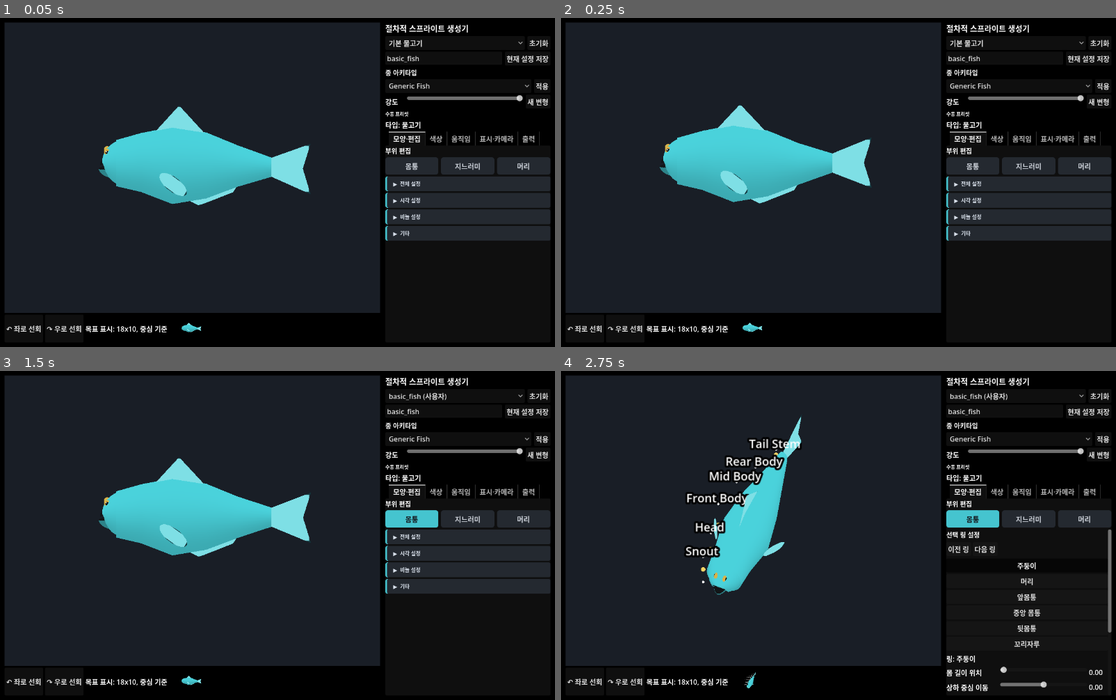
Above: before the commit, frames 1-4 (two rows, left to right).
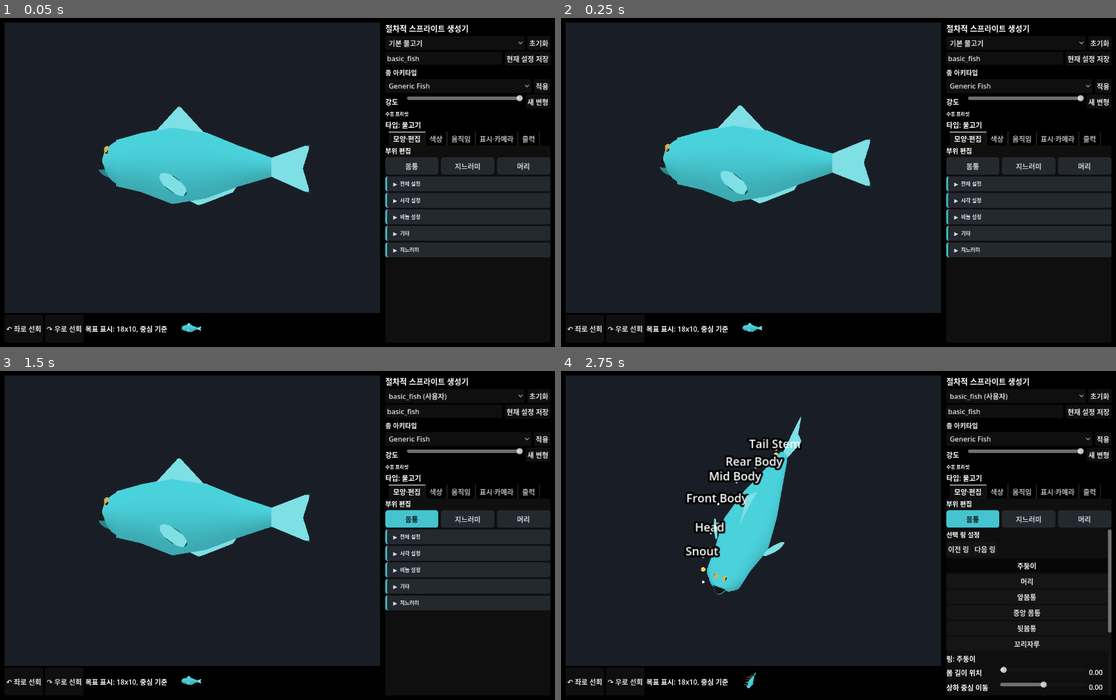
Above: after the commit, the same moments.

Repository: currywhaleshark/aquarium_sprite_mock-up_generator
Game: Godot game, scene res://scenes/Main.tscn
Same seed, same stepped clock (60 frames per second), same inputs: the game is played once before the commit and once after it.
Inputs (mouse positions are in pixels of both pictures, inside the frame that each line leads up to):
- Up to frame 1 (0.05 s): no input
- Up to frame 2 (0.25 s): no input
- Up to frame 3 (1.5 s): click "현재 설정 저장" at 0.5 s; tap Enter at 1.25 s; move the mouse to (399, 519) at 1.27 s; hold D from 1.28 s (still down); tap R at 1.35 s; click (399, 519) at 1.42 s
- Up to frame 4 (2.75 s): tap Space at 1.52, 1.82 s; release D at 2 s; drag from (727, 551) to (810, 601) at 2.02 s

The runs differ from the first frame. In frame 1, 1.3% of the frame differs, in the area x 69-100%, y 68-73%; in frame 2, 1.3%; in frame 3, 1.3%; in frame 4, nothing differs.

Commit message:
Add fin structure parameter contract

Diff:
--- a/scripts/creature/BodyProfile.gd
+++ b/scripts/creature/BodyProfile.gd
@@ -145,6 +145,7 @@
 const PATTERN_TYPE_NAMES := ["none", "stripes", "horizontal_stripes", "spots", "zebra", "marbled", "reticulated", "whale_grid"]
 const SCALE_TYPE_NAMES := ["cycloid", "ctenoid", "ganoid", "placoid", "pearlscale"]
 const PALETTE_SCHEME_NAMES := ["manual", "countershade", "complementary", "analogous", "muted"]
+const FIN_RAY_STYLE_NAMES := ["none", "soft", "spiny", "mixed", "fan", "threaded"]
 const VISUAL_PATTERN_DEFAULTS := {
 	"pattern_type": "none",
 	"pattern_color": "#1f5560",
@@ -171,6 +172,37 @@
 	"eye_iris_color": "#d8b24a",
 	"eye_pupil_scale": 0.6
 }
+const FIN_RAY_DEFAULTS := {
+	"fin_ray_style": "none",
+	"fin_ray_count": 0.0,
+	"fin_ray_strength": 0.0,
+	"fin_ray_root_bias": 0.0,
+	"fin_ray_spread": 0.75,
+	"fin_spine_count": 0.0,
+	"fin_spine_strength": 0.0,
+	"fin_ray_branching": 0.0,
+	"fin_ray_segmentation": 0.0,
+	"fin_ray_irregularity": 0.0
+}
+const ADIPOSE_FIN_DEFAULTS := {
+	"adipose_fin_enabled": false,
+	"adipose_fin_size": 0.0,
+	"adipose_fin_position": 0.82,
+	"adipose_fin_height": 0.18,
+	"adipose_fin_roundness": 0.75,
+	"adipose_fin_opacity": 0.72,
+	"adipose_fin_rayed": 0.0
+}
+const FINLET_DEFAULTS := {
+	"finlet_enabled": false,
+	"finlet_dorsal_count": 0.0,
+	"finlet_ventral_count": 0.0,
+	"finlet_size": 0.25,
+	"finlet_taper": 0.35,
+	"finlet_spacing": 0.72,
+	"finlet_pitch": 0.25,
+	"finlet_color_blend": 0.5
+}
 
 static func swim_mode_names() -> Array[String]:
 	return ["eel", "general", "mackerel", "tuna", "puffer", "boxfish"]
@@ -196,6 +228,12 @@
 static func palette_scheme_names() -> Array[String]:
 	var names: Array[String] = []
 	for name in PALETTE_SCHEME_NAMES:
+		names.append(String(name))
+	return names
+
+static func fin_ray_style_names() -> Array[String]:
+	var names: Array[String] = []
+	for name in FIN_RAY_STYLE_NAMES:
 		names.append(String(name))
 	return names
 
@@ -205,6 +243,15 @@
 	for key in VISUAL_PATTERN_DEFAULTS.keys():
 		if not parameters.has(key):
 			parameters[key] = VISUAL_PATTERN_DEFAULTS[key]
+	for key in FIN_RAY_DEFAULTS.keys():
+		if not parameters.has(key):
+			parameters[key] = FIN_RAY_DEFAULTS[key]
+	for key in ADIPOSE_FIN_DEFAULTS.keys():
+		if not parameters.has(key):
+			parameters[key] = ADIPOSE_FIN_DEFAULTS[key]
+	for key in FINLET_DEFAULTS.keys():
+		if not parameters.has(key):
+			parameters[key] = FINLET_DEFAULTS[key]
 	if not parameters.has("shell_roundness"):
 		parameters["shell_roundness"] = 1.0
 	if not parameters.has("cephalic_horns"):
@@ -453,12 +500,21 @@
 		"operculum_custom_points",
 		"barbel_style", "eye_style", "mouth_detail",
 		"fin_opacity", "fin_edge_color", "fin_edge_width", "fin_ray_count",
-		"fin_ray_strength", "fin_tip_color", "fin_gradient_color",
+		"fin_ray_strength", "fin_ray_style", "fin_ray_root_bias", "fin_ray_spread",
+		"fin_spine_count", "fin_spine_strength", "fin_ray_branching",
+		"fin_ray_segmentation", "fin_ray_irregularity",
+		"fin_tip_color", "fin_gradient_color",
 		"fin_translucency", "fin_translucency_strength", "fin_tornness", "fin_trailing_threads",
 		"fin_softness", "fin_rigidity",
 		"dorsal_1_softness", "dorsal_1_rigidity", "dorsal_2_softness", "dorsal_2_rigidity",
 		"anal_softness", "anal_rigidity", "pelvic_softness", "pelvic_rigidity",
 		"pectoral_softness", "pectoral_rigidity", "caudal_softness", "caudal_rigidity",
+		"adipose_fin_enabled", "adipose_fin_size", "adipose_fin_position",
+		"adipose_fin_height", "adipose_fin_roundness", "adipose_fin_opacity",
+		"adipose_fin_rayed",
+		"finlet_enabled", "finlet_dorsal_count", "finlet_ventral_count",
+		"finlet_size", "finlet_taper", "finlet_spacing", "finlet_pitch",
+		"finlet_color_blend",
 		"pectoral_fin_yaw", "pectoral_fin_pitch", "pectoral_fin_roll",
 		"dorsal_1_custom_points", "dorsal_2_custom_points", "pectoral_custom_points",
 		"pelvic_custom_points", "anal_custom_points", "caudal_custom_points",
--- a/scripts/tools/FinMaterialTest.gd
+++ b/scripts/tools/FinMaterialTest.gd
@@ -10,6 +10,8 @@
 	_test_fin_material_exposes_detail_uniforms()
 	_test_fish_rig_uses_fin_material()
 	_test_fin_detail_parameters_round_trip_through_fin_profile()
+	_test_fin_ray_defaults_are_injected()
+	_test_new_fin_fields_round_trip_through_fin_profile()
 
 	DirAccess.make_dir_recursive_absolute(ProjectSettings.globalize_path("res://exports/test_results"))
 	var file := FileAccess.open("res://exports/test_results/fin_material.ok", FileAccess.WRITE)
@@ -112,6 +114,52 @@
 	assert(abs(float(rebuilt.get("fin_translucency_strength", 0.0)) - 0.37) < 0.001)
 	assert(abs(float(rebuilt.get("caudal_softness", 0.0)) - 0.82) < 0.001)
 
+func _test_fin_ray_defaults_are_injected() -> void:
+	var params := {}
+	BodyProfileScript.ensure_visual_parameters(params)
+	assert(String(params.get("fin_ray_style", "")) == "none")
+	assert(abs(float(params.get("fin_ray_count", -1.0)) - 0.0) < 0.001)
+	assert(abs(float(params.get("fin_ray_spread", -1.0)) - 0.75) < 0.001)
+	assert(abs(float(params.get("adipose_fin_position", 0.0)) - 0.82) < 0.001)
+	assert(bool(params.get("finlet_enabled", true)) == false)
+
+func _test_new_fin_fields_round_trip_through_fin_profile() -> void:
+	var params := {
+		"fin_ray_style": "fan",
+		"fin_ray_root_bias": -0.2,
+		"fin_ray_spread": 0.9,
+		"fin_spine_count": 3.0,
+		"fin_spine_strength": 0.4,
+		"fin_ray_branching": 0.7,
+		"fin_ray_segmentation": 0.5,
+		"fin_ray_irregularity": 0.2,
+		"adipose_fin_enabled": true,
+		"adipose_fin_size": 0.32,
+		"adipose_fin_position": 0.82,
+		"adipose_fin_height": 0.18,
+		"adipose_fin_roundness": 0.75,
+		"adipose_fin_opacity": 0.72,
+		"adipose_fin_rayed": 0.0,
+		"finlet_enabled": true,
+		"finlet_dorsal_count": 8.0,
+		"finlet_ventral_count": 8.0,
+		"finlet_size": 0.24,
+		"finlet_taper": 0.35,
+		"finlet_spacing": 0.72,
+		"finlet_pitch": 0.25,
+		"finlet_color_blend": 0.5
+	}
+	var split := BodyProfileScript.split_parameters_into_profiles(params, {"name": "new_fin_fields"})
+	var fin_profile: Dictionary = split.get("fin_profile", {})
+	assert(String(fin_profile.get("fin_ray_style", "")) == "fan")
+	assert(abs(float(fin_profile.get("fin_ray_branching", 0.0)) - 0.7) < 0.001)
+	assert(bool(fin_profile.get("adipose_fin_enabled", false)) == true)
+	assert(abs(float(fin_profile.get("finlet_dorsal_count", 0.0)) - 8.0) < 0.001)
+	var rebuilt := BodyProfileScript.make_parameters_from_structured_preset(split)
+	assert(String(rebuilt.get("fin_ray_style", "")) == "fan")
+	assert(bool(rebuilt.get("adipose_fin_enabled", false)) == true)
+	assert(abs(float(rebuilt.get("finlet_ventral_count", 0.0)) - 8.0) < 0.001)
+
 func _assert_mesh_has_uvs(mesh: Mesh) -> void:
 	assert(mesh != null)
 	var arrays := mesh.surface_get_arrays(0)
